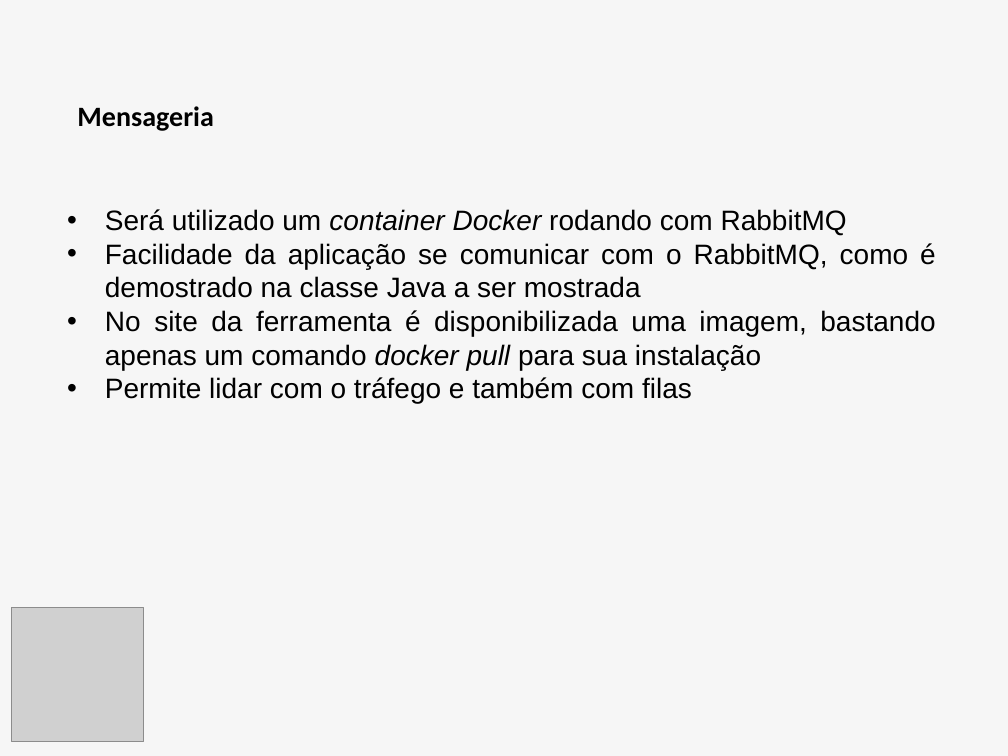
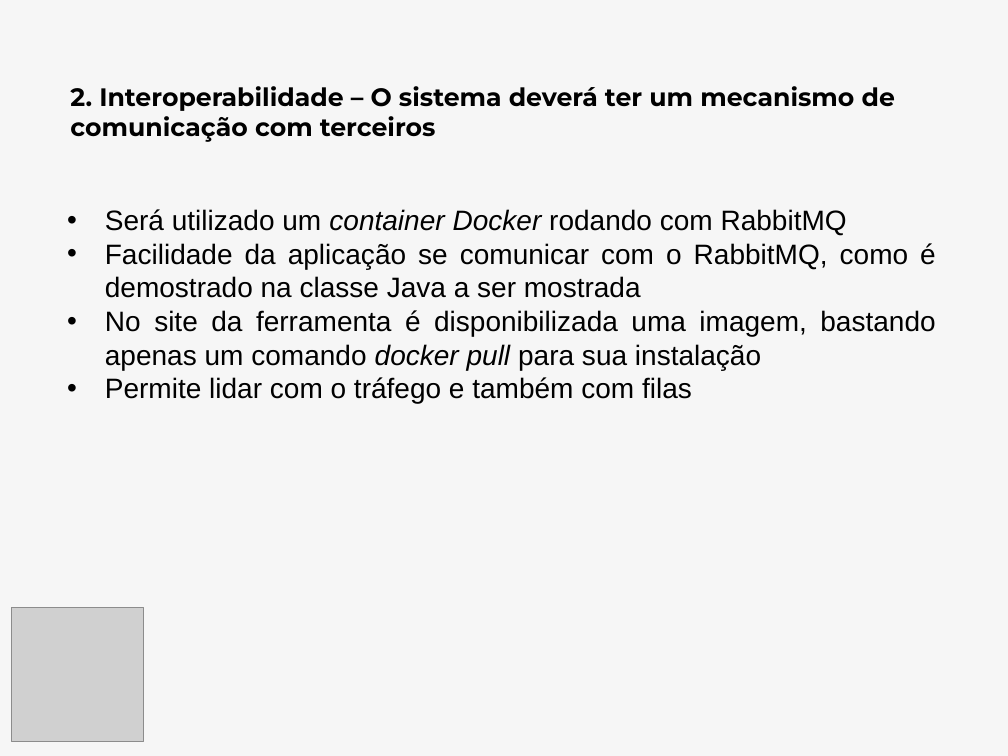
Before and after one commit to luizfernandodias/vessel-gestao-ambiental, a slide deck: slide 18 of apresentacao/Slides_Apresentacao_TCC.pptx (slide 15 before the commit). Drawn at 1008x756 pixels with LibreOffice and Linux fonts; fonts in the diff are those of the drawing; grey boxes stand for pictures. Boxes give left, top, right and bottom in pixels: in the first picture for what was removed or moved away, otherwise in the second. Text is boxed around its words. In the diff, an @@ line names an element or a change of style, - is before the commit and + after.

```diff
--- a/apresentacao/Slides_Apresentacao_TCC.pptx
+++ b/apresentacao/Slides_Apresentacao_TCC.pptx
@@ text added at [70,86,895,142], 18 pt, text #000000, bold @@
+2. Interoperabilidade – O sistema deverá ter um mecanismo de comunicação com terceiros
@@ text removed at [77,106,213,131] @@
-Mensageria
```
Also in this commit, not shown: 4 other slides changed, 8 slides added, 7 other files.
